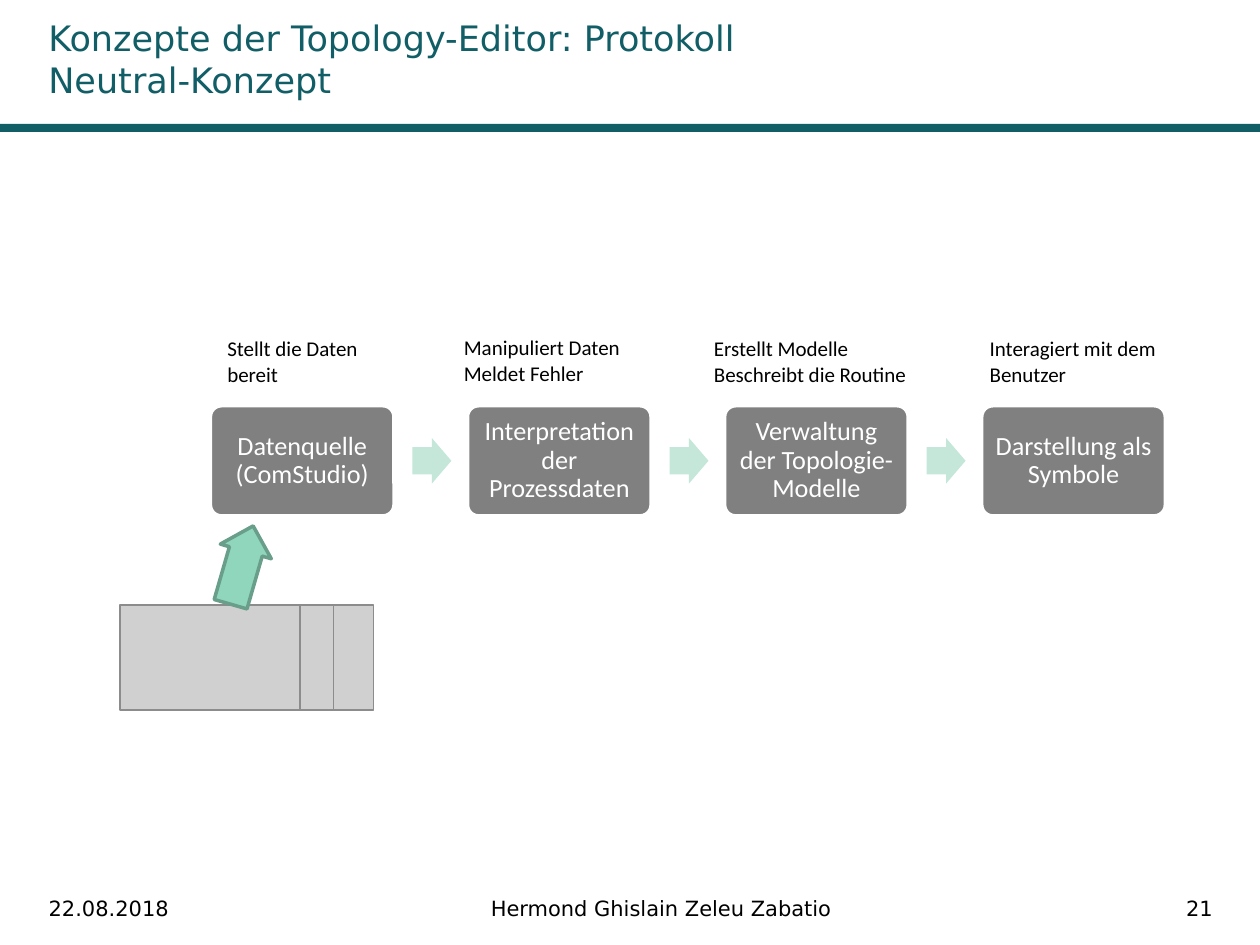
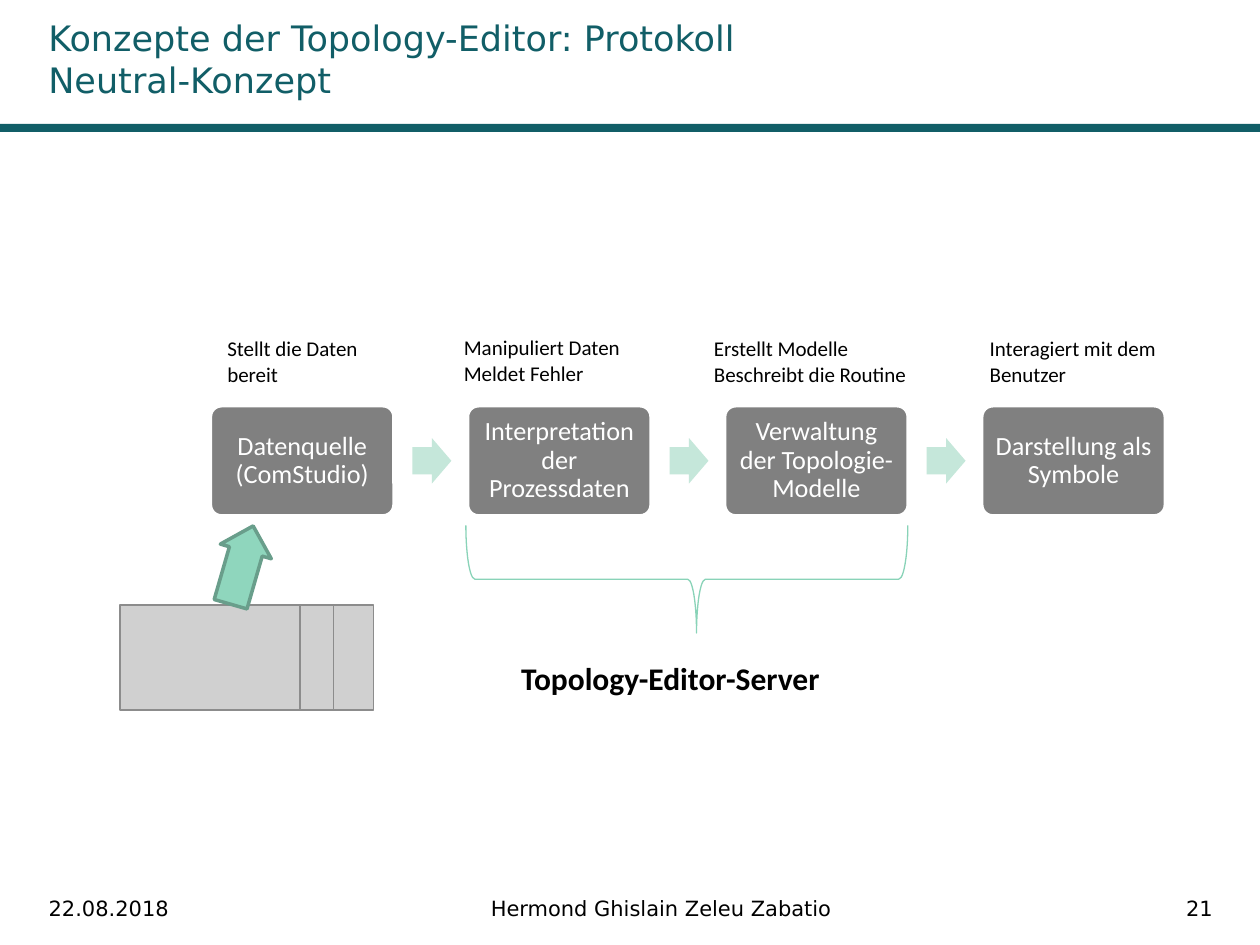
Before and after one commit to Ghislain1/zoe-fb-app, a slide deck: slide 21 of Master-Abschluss.pptx. Drawn at 1260x945 pixels with LibreOffice and Linux fonts; fonts in the diff are those of the drawing; grey boxes stand for pictures; background and template pictures are left out. Boxes give left, top, right and bottom in pixels: in the first picture for what was removed or moved away, otherwise in the second. Text is boxed around its words. In the diff, an @@ line names an element or a change of style, - is before the commit and + after.

Commit message:
OKA

```diff
--- a/Master-Abschluss.pptx
+++ b/Master-Abschluss.pptx
@@ left brace added at [465,525,907,633], outline #8AD3B9 0.75 pt @@
@@ text added at [521,668,819,696], 18 pt, text #000000, bold @@
+Topology-Editor-Server
```
Also in this commit, not shown: 2 other slides changed.
